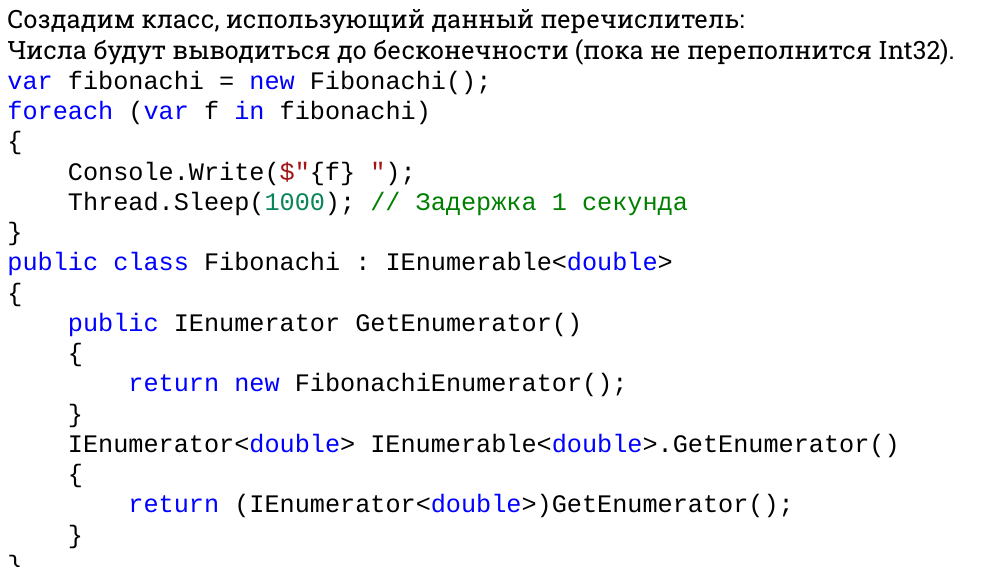
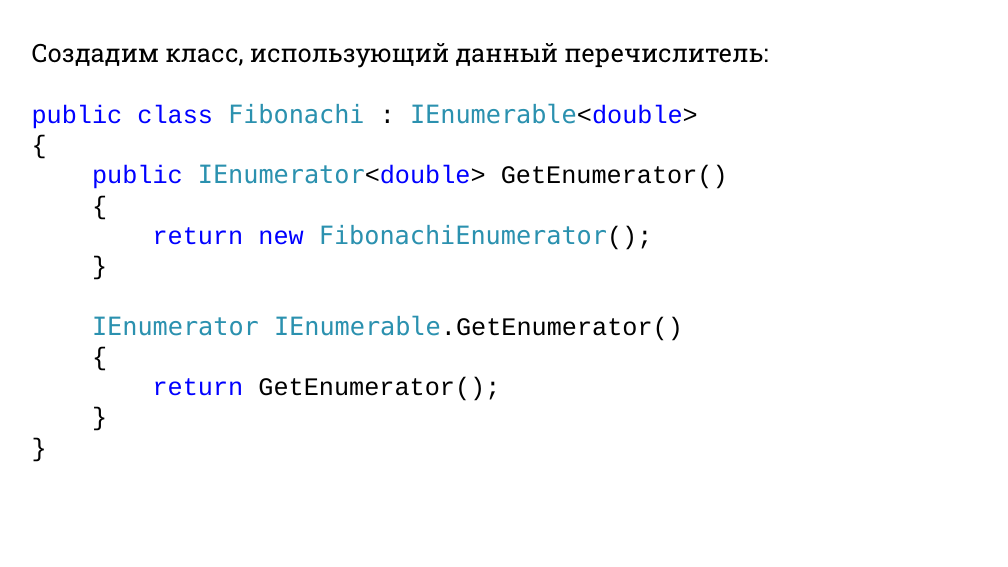
Before and after one commit to DaniilKlyukin/ITiP-2, a slide deck: slide 44 of Лекции/ИТиП 2 лек 4.pptx (slide 29 before the commit). Drawn at 1008x567 pixels with LibreOffice and Linux fonts; fonts in the diff are those of the drawing. Boxes give left, top, right and bottom in pixels: in the first picture for what was removed or moved away, otherwise in the second. Text is boxed around its words. In the diff, an @@ line names an element or a change of style, - is before the commit and + after.

```diff
--- a/Лекции/ИТиП 2 лек 4.pptx
+++ b/Лекции/ИТиП 2 лек 4.pptx
@@ text "Создадим класс, использующий данный перечислитель:": place and size @@
-text "Создадим класс, использующий данный перечислитель:" at [7, 9, 954, 518]
+text "Создадим класс, использующий данный перечислитель:" at [32, 43, 768, 401]
@@ text at [32, 43, 768, 250]: font Courier New to DejaVu Sans Mono, text colour #000000 to #2B91AF in "FibonachiEnumerator();"; line spacing 1 to 1.5 @@
@@ text at [32, 103, 698, 129]: text changed; font Roboto Slab to Courier New; text colour #000000 to #2B91AF @@
-Числа будут выводиться до бесконечности (пока не переполнится Int32).
-var fibonachi = new Fibonachi();
-foreach (var f in fibonachi)
+public class Fibonachi : IEnumerable<double>
@@ text at [92, 164, 728, 189]: text changed @@
-Console.Write($"{f} ");
-Thread.Sleep(1000); // Задержка 1 секунда
-}
-public class Fibonachi : IEnumerable<double>
-{
-public IEnumerator GetEnumerator()
+public IEnumerator<double> GetEnumerator()
@@ text at [92, 315, 683, 341]: text changed; font Courier New to DejaVu Sans Mono; text colour #000000 to #2B91AF @@
-}
-IEnumerator<double> IEnumerable<double>.GetEnumerator()
+}
+IEnumerator IEnumerable.GetEnumerator()
@@ text at [153, 377, 500, 401]: text changed @@
-return (IEnumerator<double>)GetEnumerator();
+return GetEnumerator();
```
Also in this commit, not shown: 47 other slides changed, 20 slides added, 1 slide removed.
